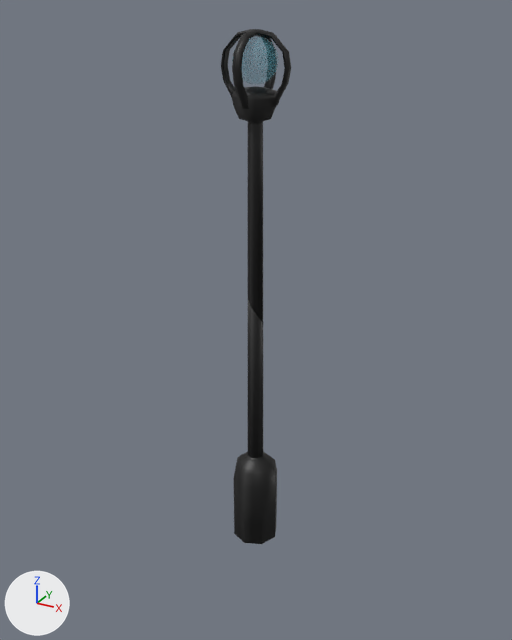
An edit to the glTF model resources/models/destructibles/infrastructure/lamp_post_broken.glb, drawn before and after from the same camera.
Rendered twice from a camera (50 mm lens) standing at (12.4, -22.5, 21.6) and looking at (-0.4, 0.7, 10.0). Every picture has the same lights, and +X, +Y and +Z are marked at lower left. Vertices at the same position are counted once.

In view in the first picture: 'LampPost', 'LampPost.001', 'LampPost.002'.
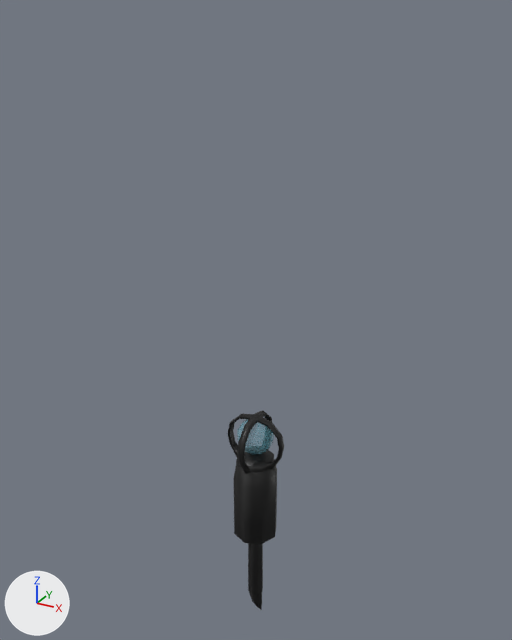
Changed parts and their boxes [x1, y1, x2, y2] in the pictures (512 x 640 px):
'LampPost', mesh moved
    before: [221, 29, 291, 323]
    after: [228, 411, 284, 610]
'LampPost.001', mesh moved
    before: [248, 300, 263, 458]
    after: [248, 543, 263, 594]

What changed in the scene script:
```text
Change me_cube:
    where me_cube.from_pydata(...)  # 633 vertices, 1386 faces; spans x -1.36..1.36, y -1.36..1.36, z 10.31..20.98
    used by ob_lamppost; location = (0.0, 0.0, 0.0)
    me_cube part 1: the whole mesh is moved by (0.0, 0.0, -15.0)
Change me_cube_001:
    where me_cube_001.from_pydata(...)  # 16 vertices, 28 faces; spans x -0.36..0.36, y -0.36..0.36, z 4.1..11.69
    used by ob_lamppost_001; location = (0.0, 0.0, 0.0)
    me_cube_001 part 2: the whole mesh is moved by (0.0, 0.0, -7.6)
```
